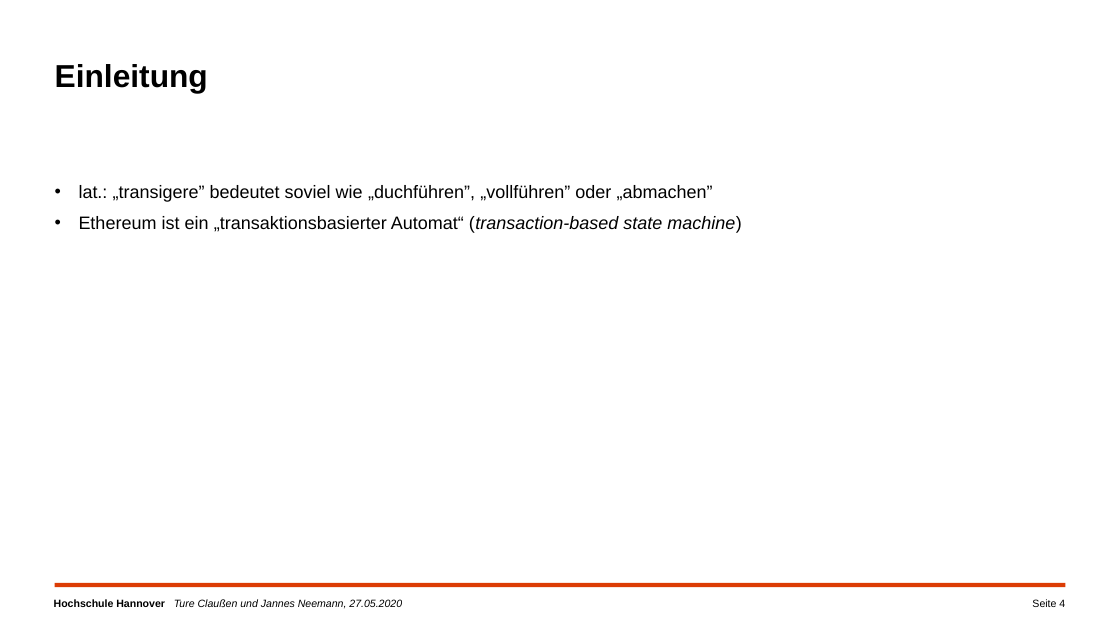
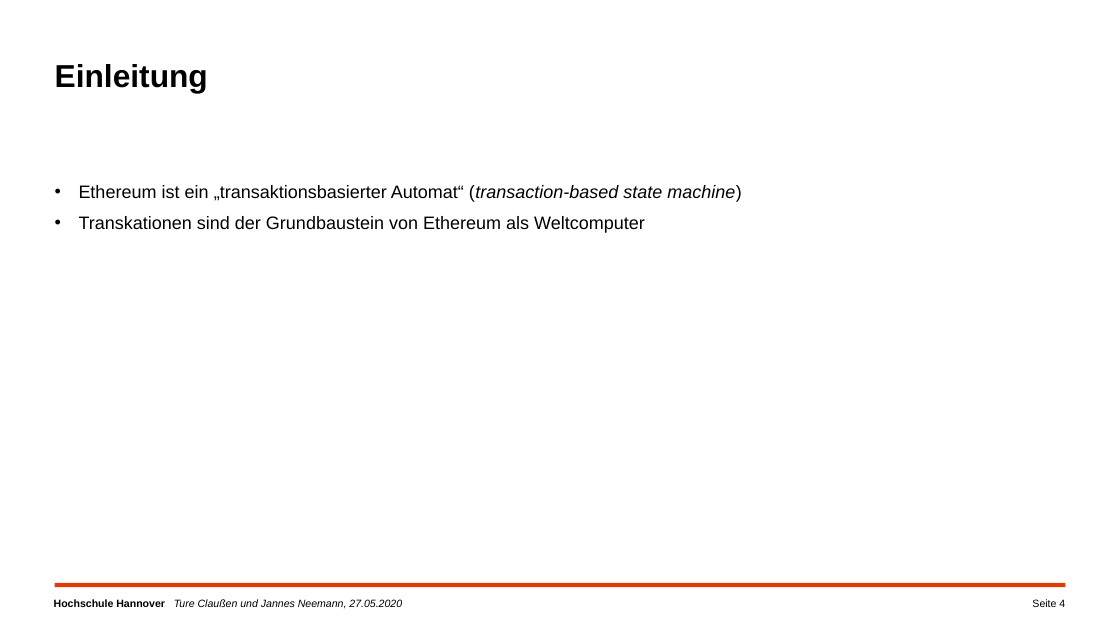
Before and after one commit to campfireman/SEM-ethereum-transactions, a slide deck: slide 4 of Ethereum_Präsentation_Jannes/Ethereum-Transaktionen.pptx. Drawn at 1120x630 pixels with LibreOffice and Linux fonts; fonts in the diff are those of the drawing; background and template pictures are left out. Boxes give left, top, right and bottom in pixels: in the first picture for what was removed or moved away, otherwise in the second. Text is boxed around its words. In the diff, an @@ line names an element or a change of style, - is before the commit and + after.

```diff
--- a/Ethereum_Präsentation_Jannes/Ethereum-Transaktionen.pptx
+++ b/Ethereum_Präsentation_Jannes/Ethereum-Transaktionen.pptx
@@ text at <box>79,185,713,202</box>: paragraph removed @@
-• lat.: „transigere” bedeutet soviel wie „duchführen”, „vollführen” oder „abmachen”
@@ text at <box>79,216,645,233</box>: paragraph added @@
+• Transkationen sind der Grundbaustein von Ethereum als Weltcomputer
```
Also in this commit, not shown: 7 other slides changed, 13 slides added, 9 slides removed, 2 other files.
